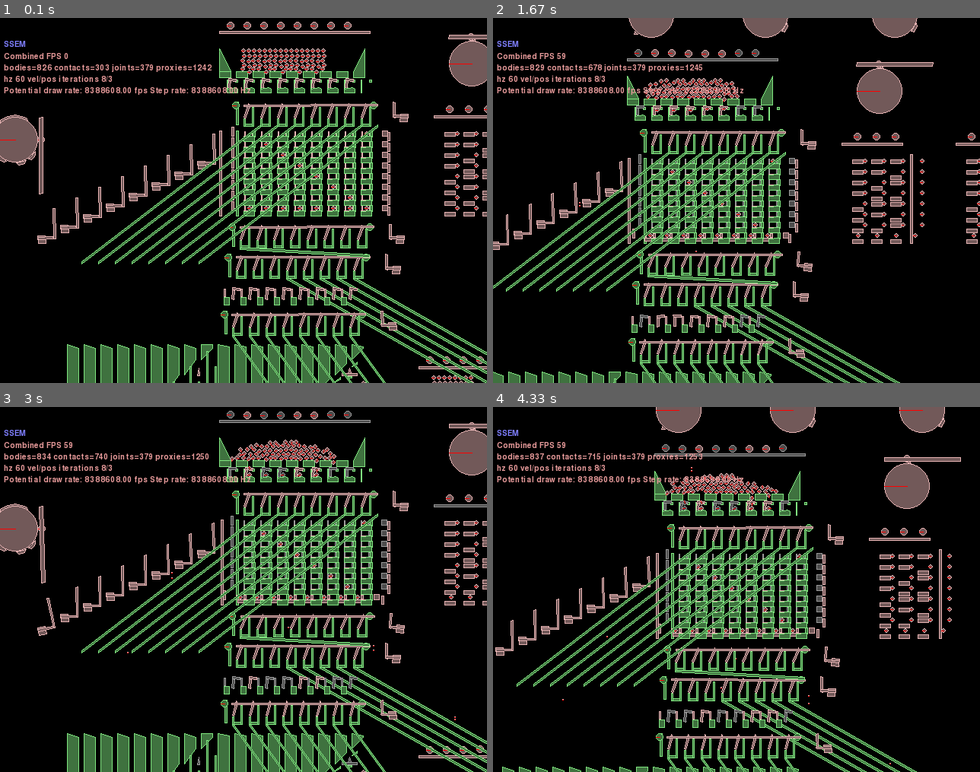
Above: before the commit, frames 1-4 (two rows, left to right).
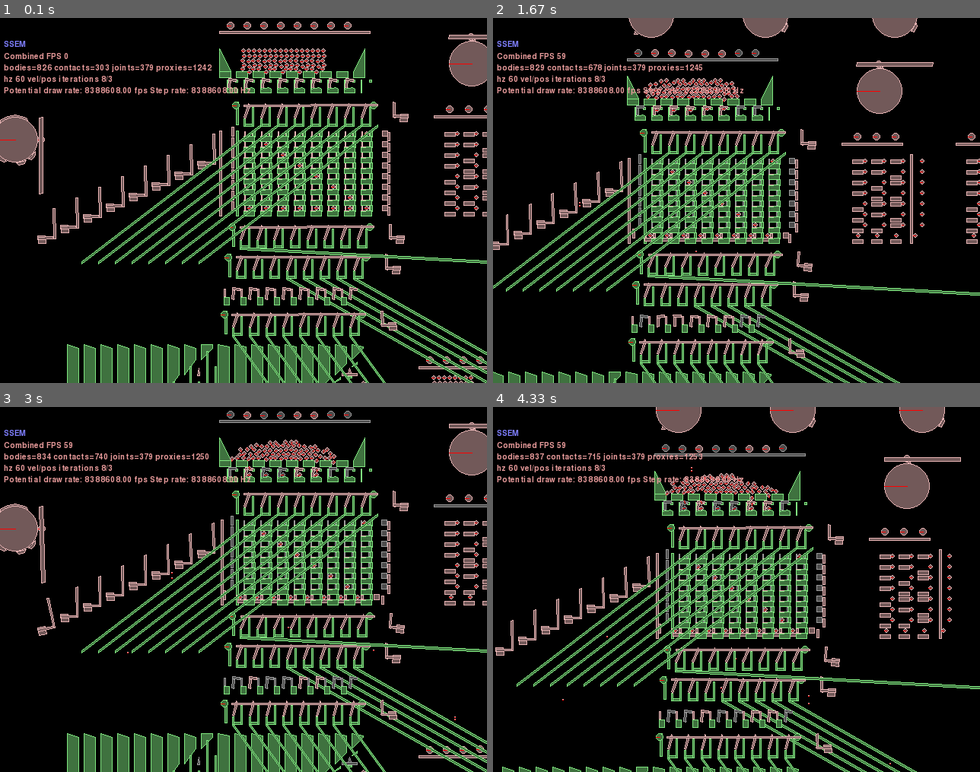
Above: after the commit, the same moments.

Repository: jmacarthur/box2d-ssem
Game: pygame game, started from main.py
The game is run twice, just before and just after one commit, with the same random seed, the same clock (stepped at 60 frames per second) and the same inputs.
Inputs (mouse positions are in pixels of both pictures, inside the frame that each line leads up to):
- Up to frame 1 (0.1 s): no input
- Up to frame 2 (1.67 s): hold Right 0.33-0.8 s; move the mouse to (717, 215) at 0.37 s; hold Up 0.83-1.13 s; move the mouse to (736, 222) at 0.87 s; tap Space at 0.9, 1.23, 1.53 s; hold Right 1.17-1.63 s; move the mouse to (619, 204) at 1.2 s
- Up to frame 3 (3 s): hold Left 1.67-2.2 s; move the mouse to (292, 669) at 1.7 s; tap Space at 1.73, 2.03, 2.3, 2.63, 2.93 s; hold Down 2.23-2.53 s; move the mouse to (92, 673) at 2.27 s; hold Left 2.57-2.97 s; move the mouse to (423, 717) at 2.6 s
- Up to frame 4 (4.33 s): hold Up 3-3.37 s; move the mouse to (794, 622) at 3.03 s; tap Space at 3.07, 3.47, 3.77 s; hold Right 3.4-4.03 s; move the mouse to (746, 465) at 3.43 s; click (561, 578) at 4.12 s

The runs differ from the first frame. In frame 1, 0.3% of the frame differs, in the area x 50-100%, y 63-68%; in frame 2, 0.4%, in the area x 33-100%, y 70-77%; in frame 3, 0.3%; in frame 4, 0.4%.

Commit message:
Extend 'discard' line so it actually clears the PC

Diff:
--- a/main.py
+++ b/main.py
@@ -118,7 +118,7 @@
             transfer_band_x.append((c*pitch+xpos, c*pitch+xpos+11))
 
         if discard:
-            self.add_static_polygon([(0,0), (170,-10), (170,-13), (0,-3) ], xpos, ypos-11, filterB)
+            self.add_static_polygon([(0,0), (540,-30), (540,-33), (0,-3) ], xpos, ypos-11, filterB)
         elif slope_x!=0:
             if slope_x < 0:
                 offset = pitch
